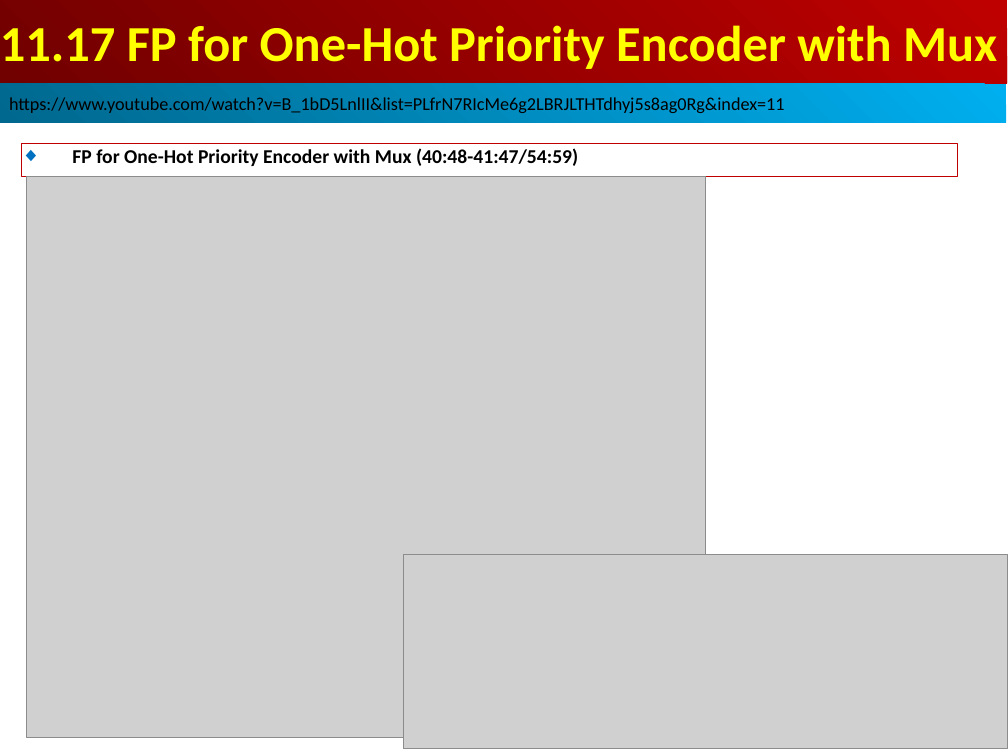
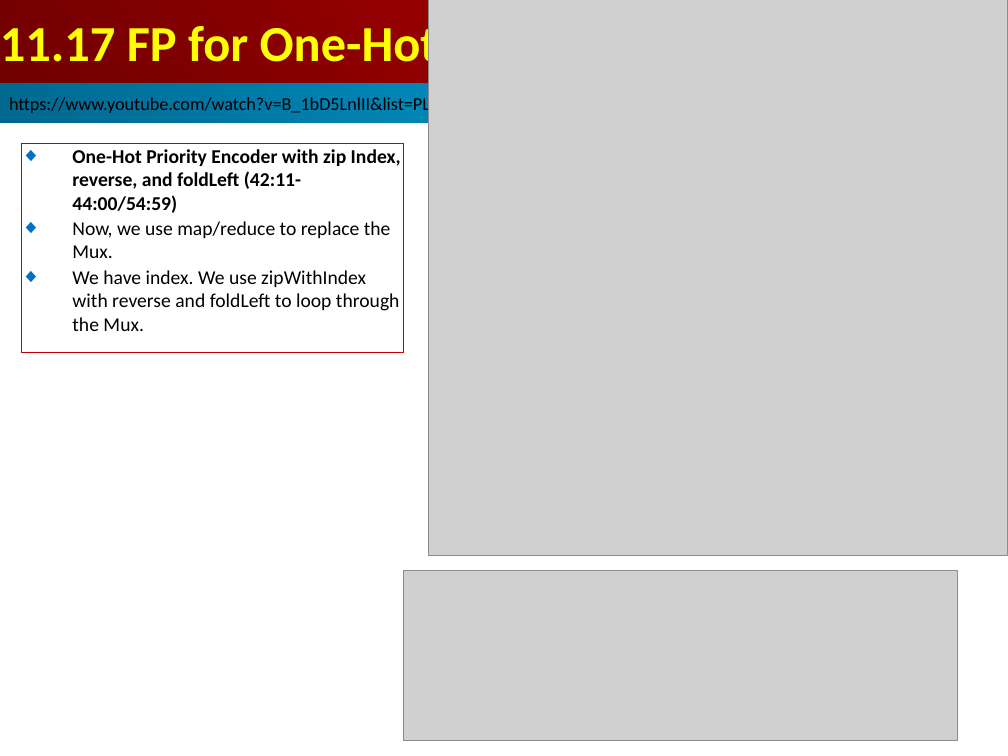
Before and after one commit to peterhchen/AIU_CS800_Chisel, a slide deck: slide 43 of 500_UCSC_HWD/011_FP_Reduce/000_Video/011.FP_Reduce.ppt (slide 42 before the commit). Drawn at 1008x756 pixels with LibreOffice and Linux fonts; fonts in the diff are those of the drawing; grey boxes stand for pictures. Boxes give left, top, right and bottom in pixels: in the first picture for what was removed or moved away, otherwise in the second. Text is boxed around its words. In the diff, an @@ line names an element or a change of style, - is before the commit and + after.

```diff
--- a/500_UCSC_HWD/011_FP_Reduce/000_Video/011.FP_Reduce.ppt
+++ b/500_UCSC_HWD/011_FP_Reduce/000_Video/011.FP_Reduce.ppt
@@ text in rectangle at [0,20,438,73]: text changed @@
-11.17 FP for One-Hot Priority Encoder with Mux
+11.17 FP for One-Hot Priority Encoder
@@ picture: place and size @@
-picture at [26,176,706,737]
+picture at [428,0,1008,555]
@@ rectangle removed at [21,143,958,176] @@
-◆ FP for One-Hot Priority Encoder with Mux (40:48-41:47/54:59)
@@ rectangle added at [21,143,403,353], outline #C00000 0.74 pt, 14 pt, text #000000 @@
+◆ One-Hot Priority Encoder with zip Index, reverse, and foldLeft (42:11-44:00/54:59)
+◆ Now, we use map/reduce to replace the Mux.
+◆ We have index. We use zipWithIndex with reverse and foldLeft to loop through the Mux.
@@ picture: place and size @@
-picture at [403,554,1008,749]
+picture at [403,571,958,740]
```
Also in this commit, not shown: 3 other slides changed, 9 slides added.
